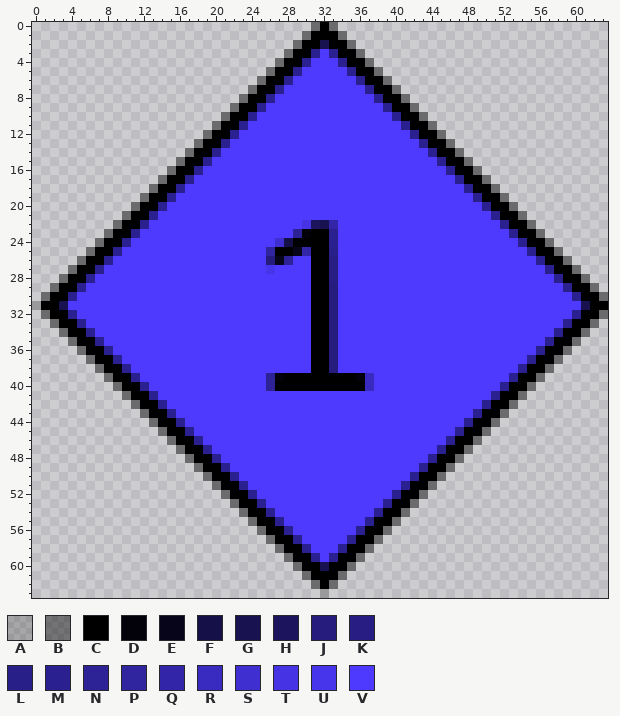
Pixel-art sprite, stored at Assets/Textures/BodyParts/bodypart_1.png. That is the earlier state.
The file is 64x64 pixels. Colours within 5 levels of each other are drawn and written as one.
Palette (. is transparent): A #00000030  B #00000070  C #000000  D #03020b  E #07051a  F #161048  G #181250  H #1c155d  J #261c7d  K #281d83  L #291f89  M #2b208f  N #2d2296  P #30249f  Q #3325a7  R #3a2bc0  S #3f2fd0  T #4533e4  U #4735eb  V #4e3aff
After the commit:
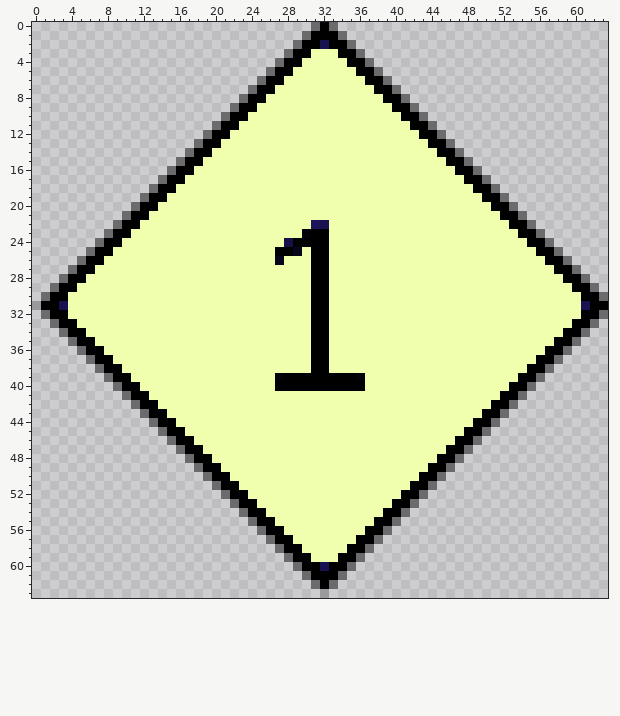
From old to new:
Colour V changes from #4e3aff to #f0ffad.
The author changed colour J to colour V in row 26 at x 26; in rows 29 to 38 at x 33.
The author changed colour K to colour V in rows 26 to 28 at x 33.
The author changed colour L to colour V in row 25 at x 33.
The author changed colour M to colour V in row 3 at x 31 and 33; in row 4 at x 30 and 34; in row 5 at x 29 and 35; in row 6 at x 28 and 36; in row 7 at x 27 and 37; in row 8 at x 26 and 38.
The author changed colour M to colour V in row 9 at x 25 and 39; in row 10 at x 24 and 40; in row 11 at x 23 and 41; in row 12 at x 22 and 42; in row 13 at x 21 and 43; in row 14 at x 20 and 44.
The author changed colour M to colour V in row 15 at x 19 and 45; in row 16 at x 18 and 46; in row 17 at x 17 and 47; in row 18 at x 16 and 48; in row 19 at x 15 and 49; in row 20 at x 14 and 50.
The author changed colour M to colour V in row 21 at x 13 and 51; in row 22 at x 12 and 52; in row 23 at x 11, 33 and 53; in row 24 at x 10, 33 and 54; in row 25 at x 9 and 55; in row 26 at x 8 and 56.
The author changed colour M to colour V in row 27 at x 7 and 57; in row 28 at x 6 and 58; in row 29 at x 5 and 59; in row 30 at x 4 and 60; in row 32 at x 4 and 60; in row 33 at x 5 and 59.
The author changed colour M to colour V in row 34 at x 6 and 58; in row 35 at x 7 and 57; in row 36 at x 8 and 56; in row 37 at x 9 and 55; in row 38 at x 10 and 54; in row 39 at x 11 and 53.
The author changed colour M to colour V in row 40 at x 12 and 52; in row 41 at x 13 and 51; in row 42 at x 14 and 50; in row 43 at x 15 and 49; in row 44 at x 16 and 48; in row 45 at x 17 and 47.
The author changed colour M to colour V in row 46 at x 18 and 46; in row 47 at x 19 and 45; in row 48 at x 20 and 44; in row 49 at x 21 and 43; in row 50 at x 22 and 42; in row 51 at x 23 and 41.
The author changed colour M to colour V in row 52 at x 24 and 40; in row 53 at x 25 and 39; in row 54 at x 26 and 38; in row 55 at x 27 and 37; in row 56 at x 28 and 36; in row 57 at x 29 and 35.
The author changed colour M to colour V in row 58 at x 30 and 34; in row 59 at x 31 and 33.
The author changed colour N to colour V in row 23 at x 29; in row 26 at x 28; in rows 39 to 40 at x 26.
The author changed colour P to colour V in row 25 at x 26.
The author changed colour Q to colour V in row 22 at x 33; in row 25 at x 30.
The author changed colour R to colour V in rows 39 to 40 at x 37.
The author changed colour S to colour V in row 24 at x 27.
The author changed colour T to colour V in row 22 at x 30.
The author changed colour U to colour V in row 27 at x 26.
Changed places in both pictures, as pixel boxes (x1, y1, x2, y2):
changed: (68, 49, 581, 562)
